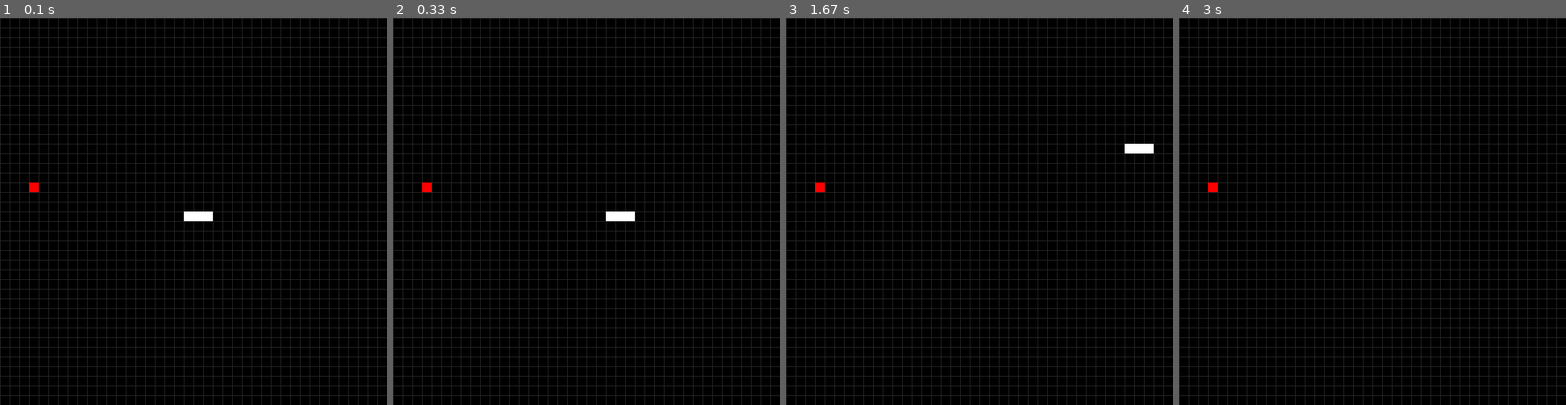
Above: before the commit, frames 1-4 (left to right).
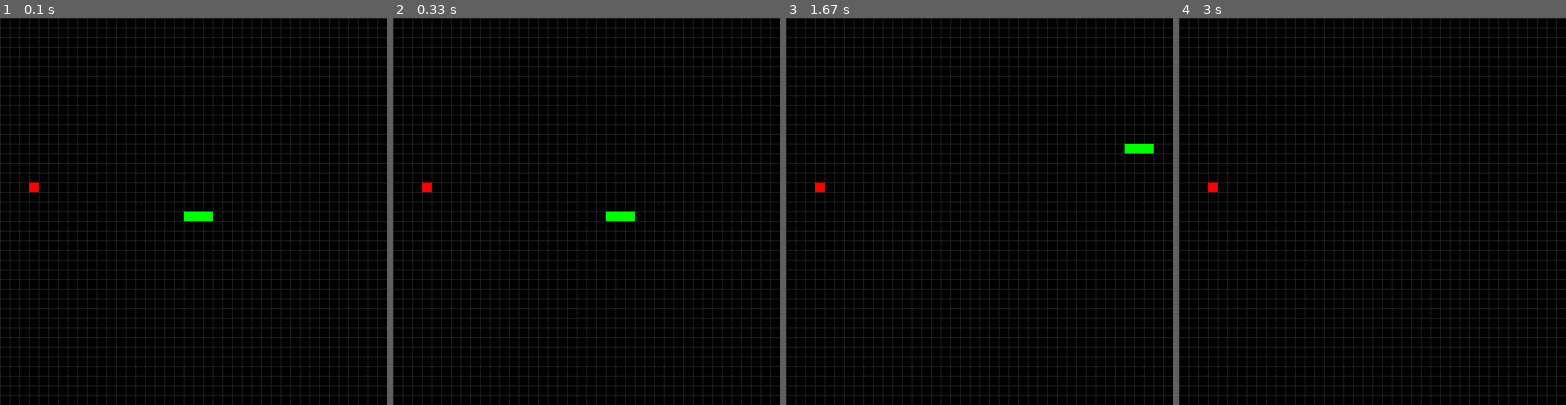
Above: after the commit, the same moments.

Repository: brenobaptista/snake-pygame
Game: pygame game, started from snake.py
Same seed, same stepped clock (60 frames per second), same inputs: the game is played once before the commit and once after it.
Inputs:
- Up to frame 1 (0.1 s): no input
- Up to frame 2 (0.33 s): no input
- Up to frame 3 (1.67 s): hold Right 0.33-0.8 s; hold Up 0.83-1.3 s; hold Right from 1.33 s (still down)
- Up to frame 4 (3 s): release Right at 1.8 s; hold Down 2.4-2.7 s; hold Left from 2.73 s (still down)

The runs differ from the first frame. In frame 1, 0.2% of the frame differs, in the area x 47-55%, y 50-53%; in frame 2, 0.2%; in frame 3, 0.2%; in frame 4, nothing differs.

Commit message:
Updated snake color to green

Diff:
--- a/snake.py
+++ b/snake.py
@@ -13,7 +13,7 @@
 START_SNAKE_LENGTH = 3
 BACKGROUND_COLOR = (0, 0, 0)
 LINE_COLOR = (40, 40, 40)
-SNAKE_COLOR = (255, 255, 255)
+SNAKE_COLOR = (0, 255, 0)
 APPLE_COLOR = (255, 0, 0)
 
 if RESOLUTION[0] % SQUARE_SIDE != 0 or RESOLUTION[1] % SQUARE_SIDE != 0:
